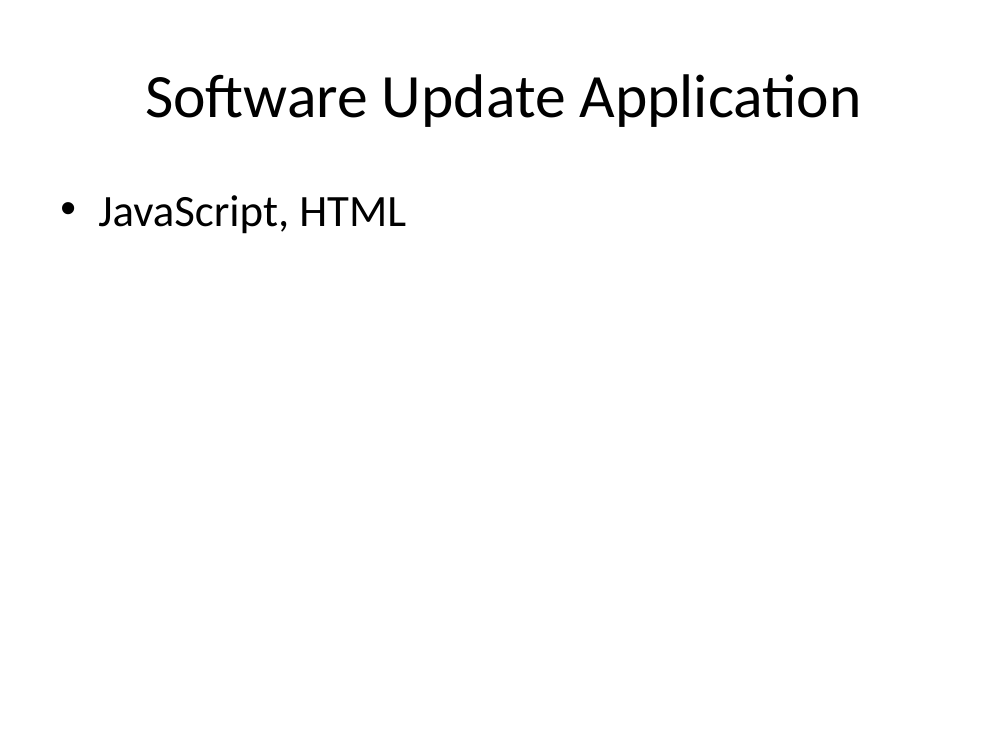
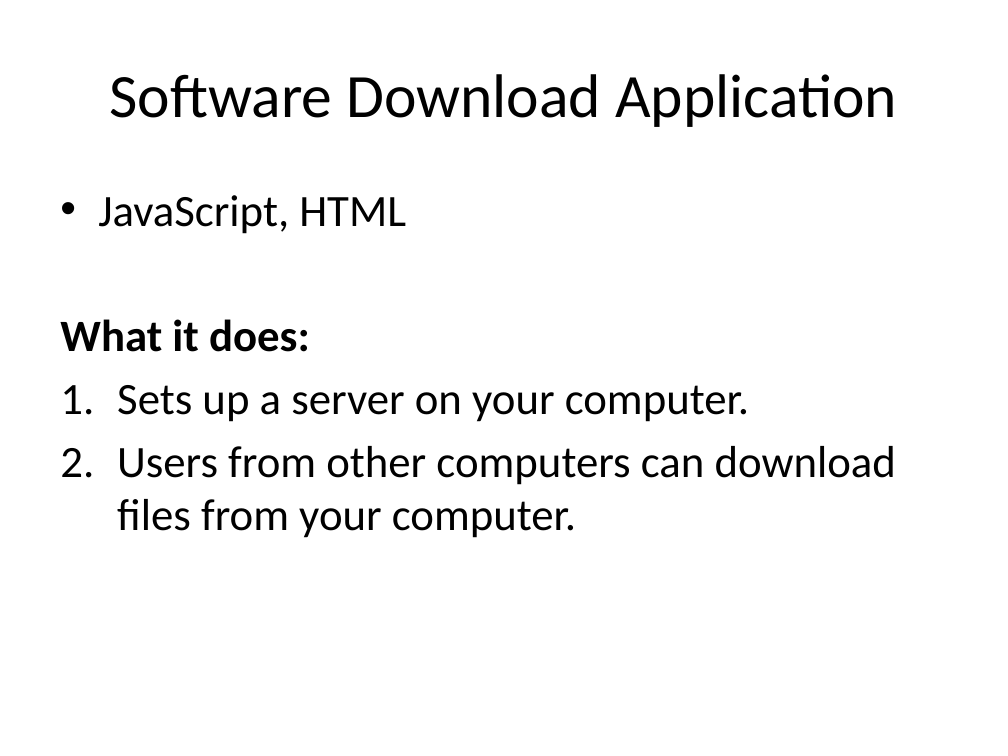
Before and after one commit to StephenWang123/myApp, a slide deck: slide 5 of internPresentation.pptx (slide 4 before the commit). Drawn at 1008x756 pixels with LibreOffice and Linux fonts; fonts in the diff are those of the drawing; background and template pictures are left out. Boxes give left, top, right and bottom in pixels: in the first picture for what was removed or moved away, otherwise in the second. Text is boxed around its words. In the diff, an @@ line names an element or a change of style, - is before the commit and + after.

```diff
--- a/internPresentation.pptx
+++ b/internPresentation.pptx
@@ title at bbox=[110, 74, 897, 127]: text changed @@
-Software Update Application
+Software Download Application
@@ text at bbox=[60, 319, 896, 538]: paragraphs added @@
+What it does:
+1. Sets up a server on your computer.
+2. Users from other computers can download files from your computer.
```
Also in this commit, not shown: 6 other slides changed, 3 slides added, 3 slides removed.
